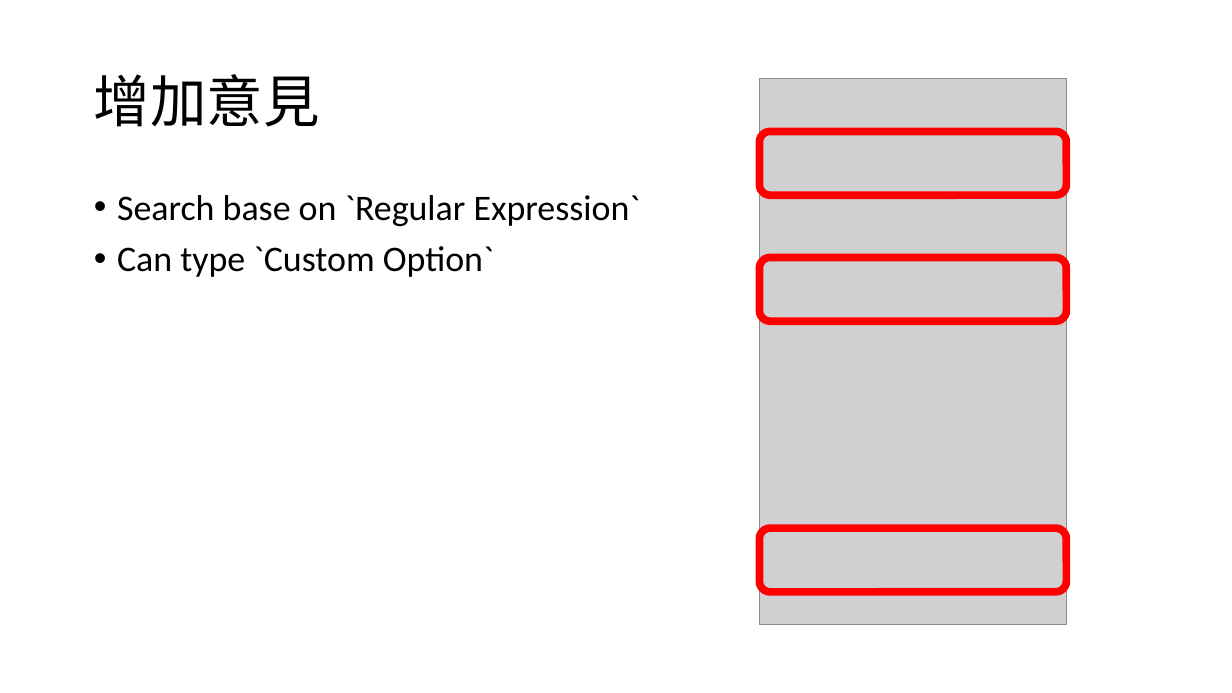
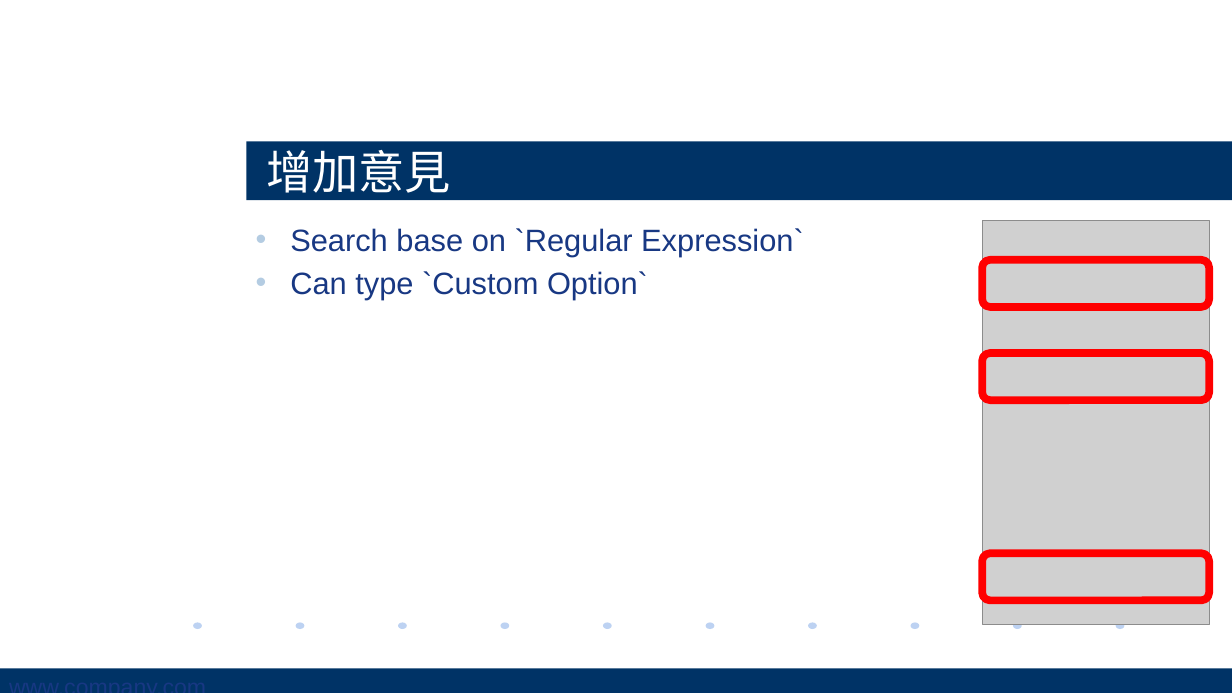
Before and after one commit to KemingChen/JuMeFood, a slide deck: slide 14 of document/JuMeFood.pptx (slide 7 before the commit). Drawn at 1232x693 pixels with LibreOffice and Linux fonts; fonts in the diff are those of the drawing; grey boxes stand for pictures; background and template pictures are left out. Boxes give left, top, right and bottom in pixels: in the first picture for what was removed or moved away, otherwise in the second. Text is boxed around its words. In the diff, an @@ line names an element or a change of style, - is before the commit and + after.

Commit message:
ptt update

```diff
--- a/document/JuMeFood.pptx
+++ b/document/JuMeFood.pptx
@@ picture removed at (x1=760, y1=79, x2=1067, y2=625) @@
@@ title "增加意見" resized from (x1=94, y1=74, x2=320, y2=127) to (x1=247, y1=141, x2=1232, y2=201) @@
@@ title "增加意見" at (x1=247, y1=141, x2=1232, y2=201): size 44 to 36 pt, font Calibri to Arial, text colour #000000 to #FFFFFF; line spacing 0.9 to 1; fill none to #003366 @@
@@ rectangle added at (x1=175, y1=177, x2=1232, y2=531), fill #FFFFFF, outline #FFFFFF 0.75 pt @@
@@ text "Search base on `Regular Expression`" moved from (x1=117, y1=195, x2=640, y2=277) to (x1=290, y1=228, x2=804, y2=299) @@
@@ text "Search base on `Regular Expression`" at (x1=290, y1=228, x2=804, y2=299): size 28 to 24 pt, font Calibri to Arial, text colour #000000 to #183883; indent changed; line spacing 0.9 to 1; less space between paragraphs @@
@@ picture added at (x1=982, y1=221, x2=1210, y2=625) @@
@@ rounded rectangle resized from (x1=760, y1=131, x2=1067, y2=195) to (x1=982, y1=260, x2=1210, y2=307) @@
@@ rounded rectangle resized from (x1=760, y1=258, x2=1067, y2=322) to (x1=982, y1=353, x2=1210, y2=400) @@
@@ rounded rectangle resized from (x1=760, y1=529, x2=1067, y2=592) to (x1=982, y1=554, x2=1210, y2=601) @@
@@ ellipse added at (x1=193, y1=623, x2=201, y2=629), fill #BDD2F2 @@
@@ ellipse added at (x1=296, y1=623, x2=304, y2=629), fill #BDD2F2 @@
@@ ellipse added at (x1=398, y1=623, x2=407, y2=629), fill #BDD2F2 @@
@@ ellipse added at (x1=501, y1=623, x2=509, y2=629), fill #BDD2F2 @@
@@ ellipse added at (x1=604, y1=623, x2=612, y2=629), fill #BDD2F2 @@
@@ ellipse added at (x1=706, y1=623, x2=714, y2=629), fill #BDD2F2 @@
@@ ellipse added at (x1=809, y1=623, x2=817, y2=629), fill #BDD2F2 @@
@@ ellipse added at (x1=910, y1=623, x2=919, y2=629), fill #BDD2F2 @@
@@ ellipse added at (x1=1013, y1=623, x2=1021, y2=629), fill #BDD2F2 @@
@@ ellipse added at (x1=1116, y1=623, x2=1124, y2=629), fill #BDD2F2 @@
@@ rectangle added at (x1=0, y1=668, x2=1232, y2=693), fill #003366, 18 pt, text #183883 @@
+www.company.com
```
Also in this commit, not shown: 8 other slides changed, 7 slides added.
